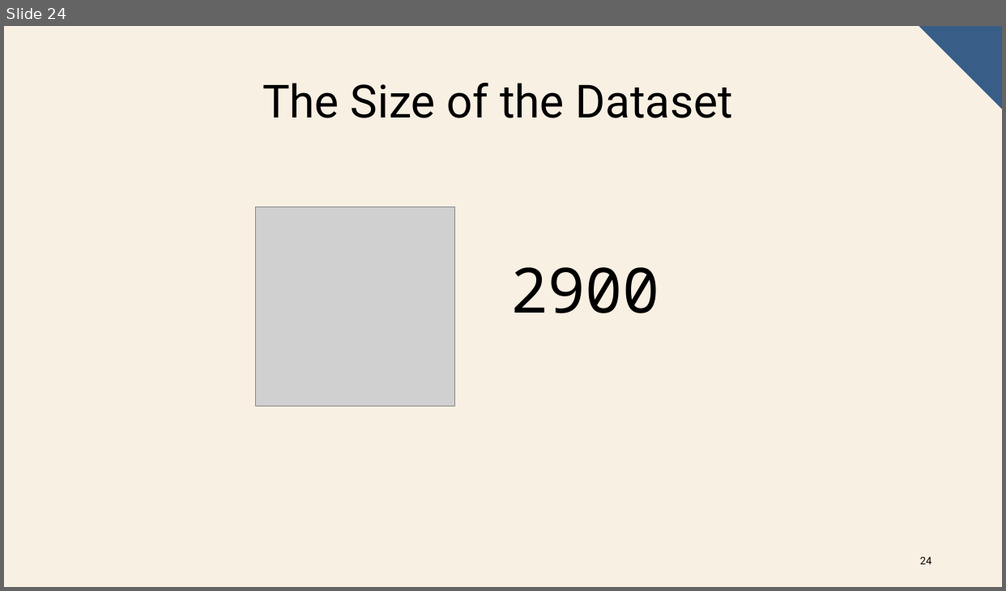
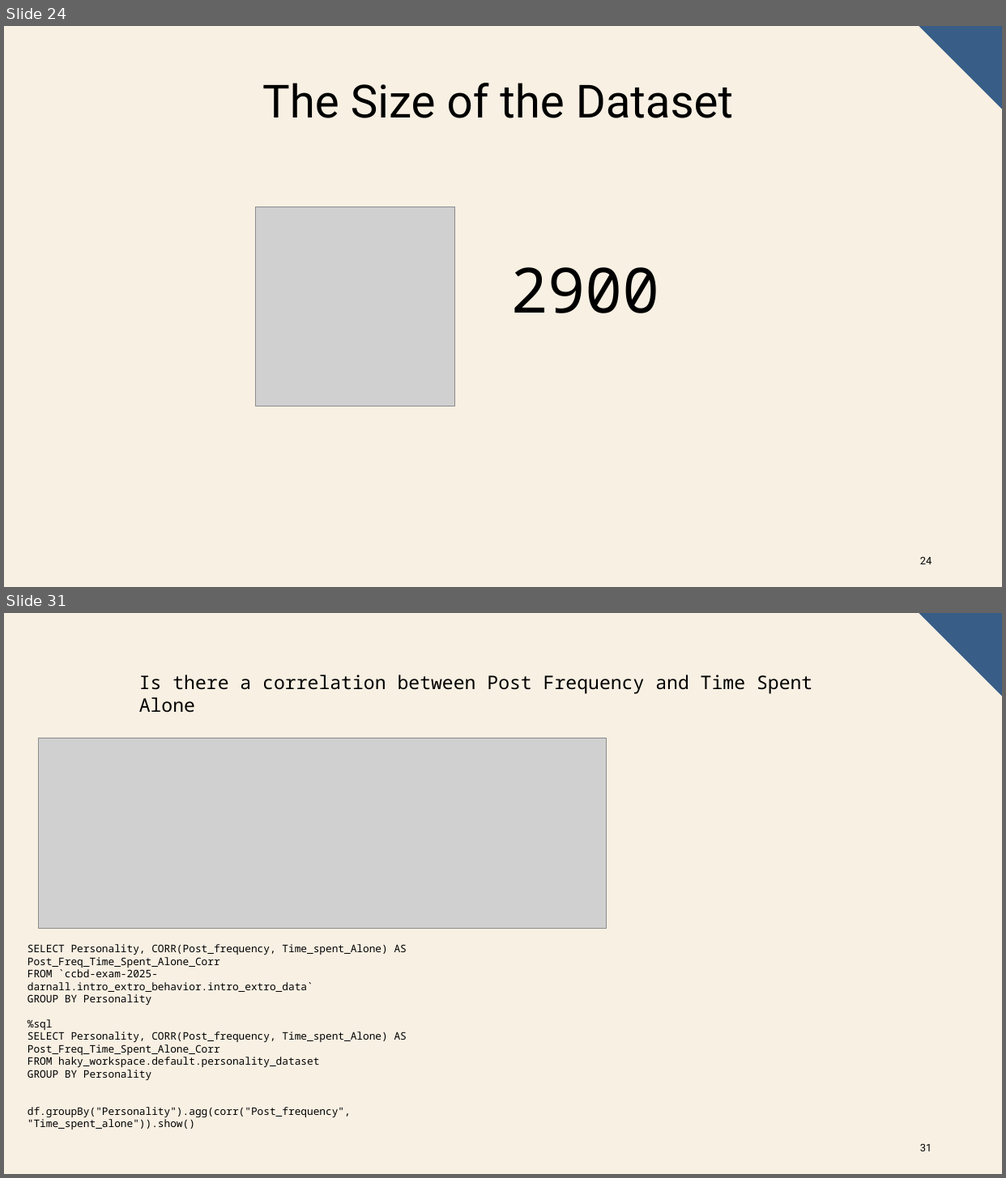
Before and after one commit to AndrewDarnall/Intro-Extro-Scope, a slide deck: docs/ccbd_project_presentation.pptx. Shown one above the other, each under a label of ours: slide 24 before the commit, slides 24 and 31 after it; the slides between them are not shown. The pictures are 1006x591 and 1006x1178 pixels, drawn with LibreOffice and Linux fonts; fonts in the diff are those of the drawing; grey boxes stand for pictures. Boxes give left, top, right and bottom in pixels: in the first picture for what was removed or moved away, otherwise in the second. Text is boxed around its words. In the diff, an @@ line names an element or a change of style, - is before the commit and + after.

```diff
--- a/docs/ccbd_project_presentation.pptx
+++ b/docs/ccbd_project_presentation.pptx
@@ slide 31 added at [4, 613, 1002, 1174], background #F8F0E3; not listed: 1 template element that a slide beside it also shows @@
@@ text added at [139, 675, 812, 694], 18 pt, text #000000 @@
+Is there a correlation between Post Frequency and Time Spent Alone
@@ picture added at [39, 738, 607, 929] @@
@@ text added at [27, 944, 407, 1130], 10 pt, text #000000 @@
+SELECT Personality, CORR(Post_frequency, Time_spent_Alone) AS Post_Freq_Time_Spent_Alone_Corr
+FROM `ccbd-exam-2025-darnall.intro_extro_behavior.intro_extro_data`
+GROUP BY Personality
+%sql
+SELECT Personality, CORR(Post_frequency, Time_spent_Alone) AS Post_Freq_Time_Spent_Alone_Corr
+FROM haky_workspace.default.personality_dataset
+GROUP BY Personality
+df.groupBy("Personality").agg(corr("Post_frequency", "Time_spent_alone")).show()
@@ page number added at [920, 1144, 931, 1152], 10 pt, text #000000 @@
+31
```
Also in this commit, not shown: 13 other slides added, 1 slide removed, 1 other file.
